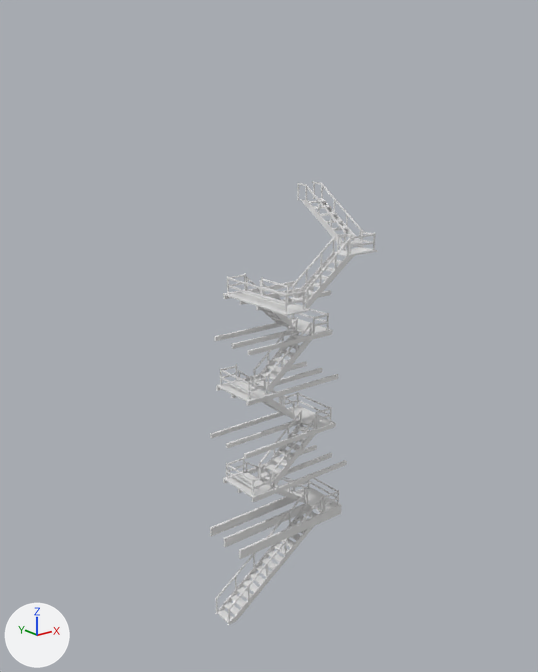
Before and after pictures for a commit that changed the Blender file assets/models/watch_tower/watch_tower.blend.
One viewpoint serves both versions: a camera (50 mm lens) standing at (-33.4, -41.9, 10.0) and looking at (0.0, -0.2, -6.6). Lighting does not change. The marker at lower left points along +X, +Y and +Z. The first picture is the older version.

The first picture shows 'beams', 'railings', 'stairs'.
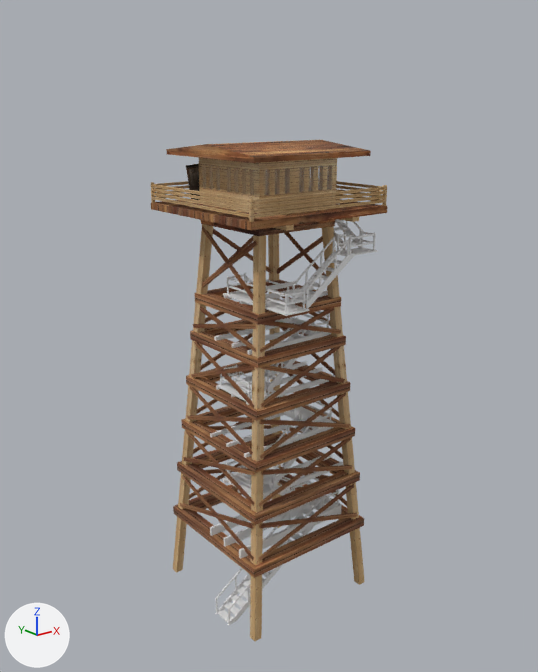
The change, as a diff of the scene's bpy script:
```diff
--- a/assets/models/watch_tower/watch_tower.blend.py
+++ b/assets/models/watch_tower/watch_tower.blend.py
@@ ob_walls @@
 ob_walls.location = (0.12, -0.13, 4.43)
-ob_walls.hide_set(True)  # its collection is switched off
@@ ob_roof @@
 ob_roof.location = (0.0, 0.0, 6.82)
-ob_roof.hide_set(True)  # its collection is switched off
@@ ob_glass @@
 ob_glass.scale = (0.138, 3.25, 1.0)
-ob_glass.hide_set(True)  # its collection is switched off
@@ ob_broken_door @@
 ob_broken_door.rotation_euler = (-0.118, 0.132, 2.571)  # degrees (-6.8, 7.6, 147)
-ob_broken_door.hide_set(True)  # its collection is switched off
@@ ob_floor @@
 ob_floor.location = (0.0, 0.0, 2.88)
-ob_floor.hide_set(True)  # its collection is switched off
@@ ob_floor_support @@
 _m = ob_floor_support.modifiers.new('Mirror', 'MIRROR')
 _m.mirror_object = ob_floor
-ob_floor_support.hide_set(True)  # its collection is switched off
@@ ob_planks @@
 ob_planks.location = (0.12, 0.14, 3.89)
-ob_planks.hide_set(True)  # its collection is switched off
@@ ob_corners @@
 ob_corners.location = (5.78, -5.81, 3.9)
-ob_corners.hide_set(True)  # its collection is switched off
@@ ob_legs @@
 _m = ob_legs.modifiers.new('Mirror', 'MIRROR')
 _m.mirror_object = ob_floor
-ob_legs.hide_set(True)  # its collection is switched off
@@ ob_legs_support @@
 ob_legs_support.location = (0.18, 0.19, 2.0)
-ob_legs_support.hide_set(True)  # its collection is switched off
@@ ob_square_supports @@
 ob_square_supports.location = (0.0, 3.42, -3.87)
-ob_square_supports.hide_set(True)  # its collection is switched off
@@ ob_cross_supports @@
 ob_cross_supports.rotation_euler = (0.0, -2.54, 0.0)  # degrees (0, -146, 0)
-ob_cross_supports.hide_set(True)  # its collection is switched off
```

Boxes [x1, y1, x2, y2] around the edits, measured in the pictures (538 x 672 px):
'Square_Supports', shown (brown)
    after: [173, 280, 364, 578]
'Cross_Supports', shown (brown)
    after: [180, 226, 357, 561]
'Legs', shown
    after: [173, 224, 365, 641]
'Walls', shown (brown)
    after: [199, 158, 337, 214]
'planks', shown (brown)
    after: [152, 181, 385, 218]
'Roof', shown (brown)
    after: [166, 140, 371, 163]
'Floor', shown (brown)
    after: [151, 199, 387, 230]
'glass', shown
    after: [202, 164, 332, 196]
'Legs_Support', shown (brown)
    after: [201, 220, 335, 236]
'broken_door', shown
    after: [186, 164, 200, 200]
'corners', shown
    after: [151, 182, 387, 222]
'floor_support', shown
    after: [274, 217, 359, 231]
